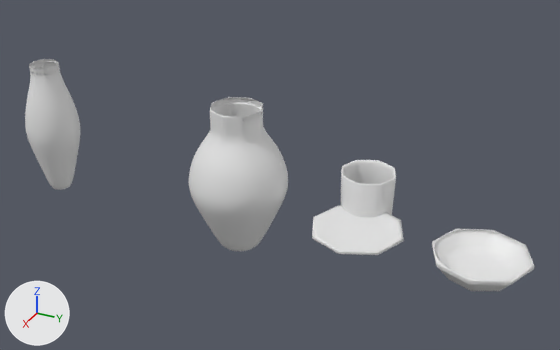
The Blender file ArtAssets/Utensílios/utensilios.blend: old version first, new version second.
Both versions are drawn from a 50 mm camera at (13.11, -3.52, 8.37) aimed at (-0.57, -10.23, 0.51). Arrows for +X, +Y and +Z are at lower left; the lights stay in place.

The older version as bpy lines, for what is in view:
```python
me_cylinder = bpy.data.meshes.new('Cylinder')
me_cylinder.from_pydata(...)  # 64 vertices, 58 faces; spans x -1.0..1.0, y -1.0..1.0, z -0.2..0.01
me_cylinder.polygons.foreach_set('use_smooth', [True] * 58)
me_cylinder_002 = bpy.data.meshes.new('Cylinder.002')
me_cylinder_002.from_pydata(...)  # 56 vertices, 50 faces; spans x -1.13..1.14, y -1.12..1.12, z -1.96..1.71
me_cylinder_002.polygons.foreach_set('use_smooth', [True] * 50)
me_cylinder_003 = bpy.data.meshes.new('Cylinder.003')
me_cylinder_003.from_pydata(...)  # 112 vertices, 106 faces; spans x -1.28..1.28, y -1.28..1.28, z 1.5..4.88
me_cylinder_003.polygons.foreach_set('use_smooth', [True] * 106)
ob_cylinder = bpy.data.objects.new('Cylinder', me_cylinder)
ob_cylinder.location = (0.0, -8.17, 0.0)
_m = ob_cylinder.modifiers.new('Subdivision', 'SUBSURF')
_m.levels = 3
_m.render_levels = 3
ob_cylinder_002 = bpy.data.objects.new('Cylinder.002', me_cylinder_002)
ob_cylinder_002.location = (-1.11, -8.37, -0.18)
ob_cylinder_002.scale = (0.562, 0.562, 0.562)
_m = ob_cylinder_002.modifiers.new('Subdivision', 'SUBSURF')
_m.levels = 3
_m.render_levels = 3
ob_cylinder_003 = bpy.data.objects.new('Cylinder.003', me_cylinder_003)
ob_cylinder_003.location = (-0.2, -11.07, -2.76)
_m = ob_cylinder_003.modifiers.new('Subdivision', 'SUBSURF')
_m.levels = 3
_m.render_levels = 3
# also in view: 'Cylinder.004' at (-0.1, -16.17, 0.7); 'Cylinder.001' at (-0.06, -5.6, -0.16)
```
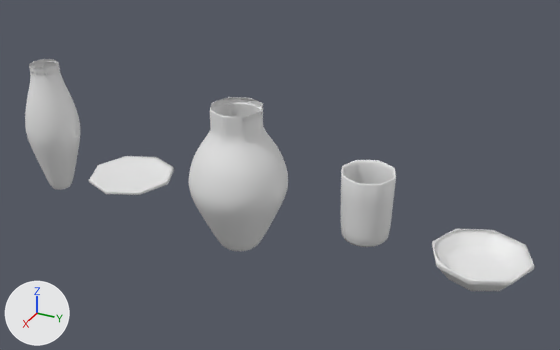
Location of each change, [x1, y1, x2, y2] in pixels of the pictures (560 x 350 px):
'Cylinder', moved: before [312, 205, 404, 255]; after [89, 156, 174, 195]

The edits, one by one:
Object 'Cylinder' (ob_cylinder) moves from (0.0, -8.17, 0.0) to (0.03, -13.81, 0.0).
